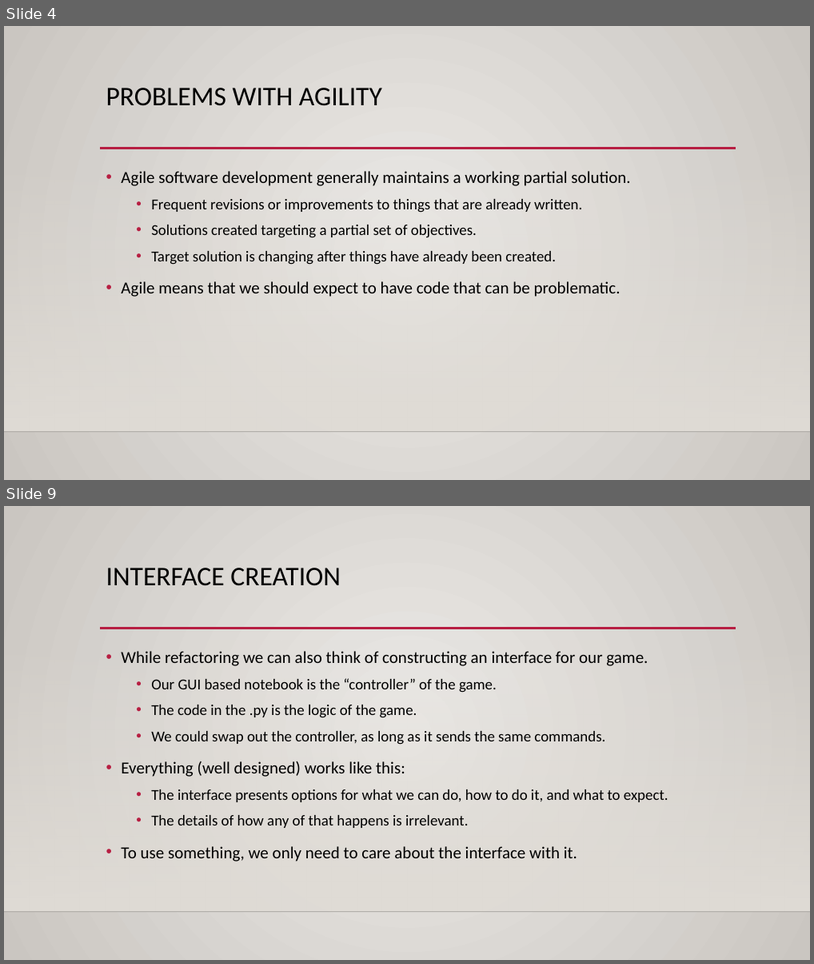
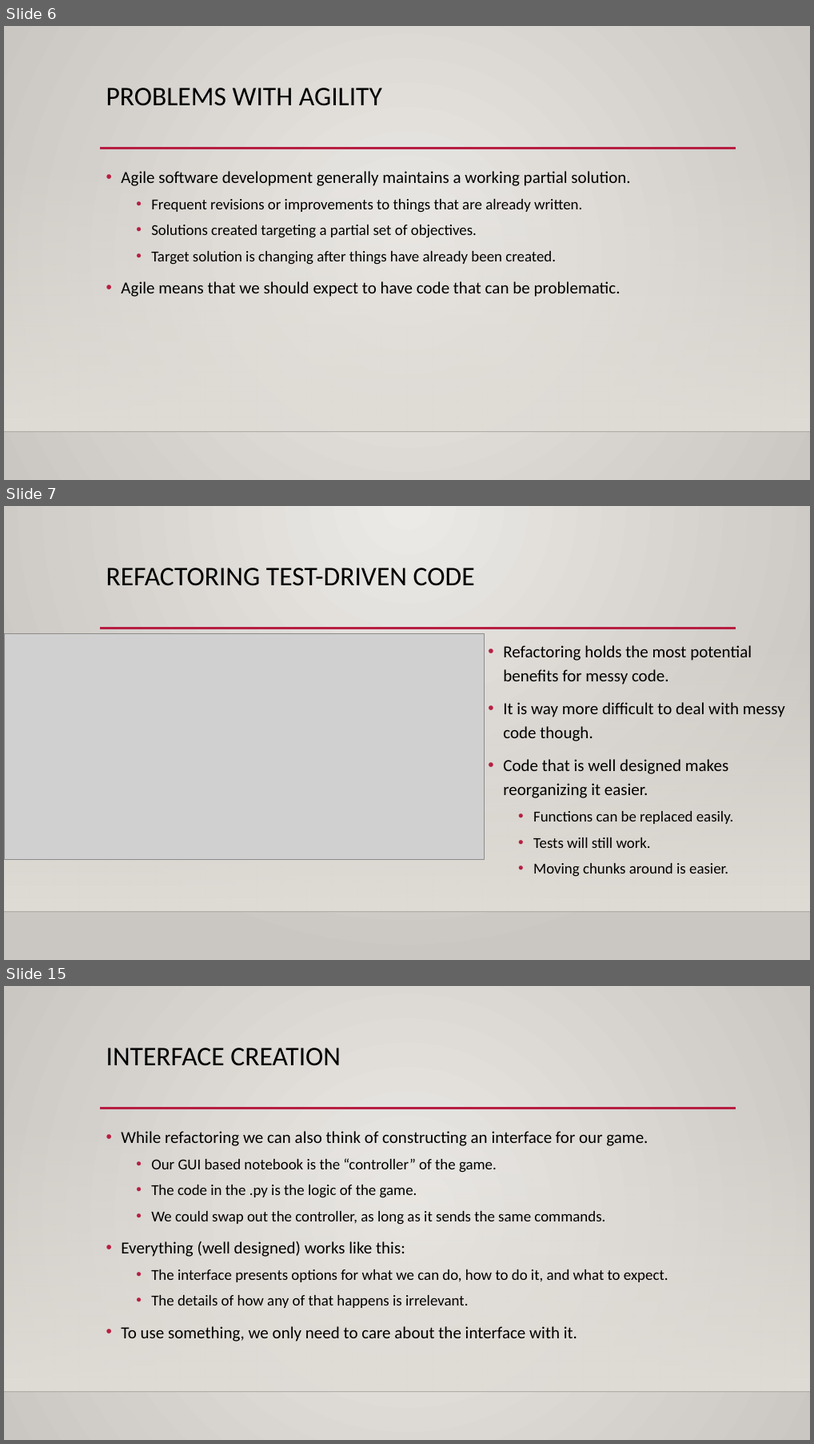
Before and after one commit to calvint13/Programming_Basics_for_ML, a slide deck: course_material/slides/026_refactor.pptx. Shown one above the other, each under a label of ours: slides 4 and 9 before the commit, slides 6, 7 and 15 after it; the slides between them are not shown. The pictures are 814x964 and 814x1444 pixels, drawn with LibreOffice and Linux fonts; fonts in the diff are those of the drawing; grey boxes stand for pictures; background and template pictures are left out. Boxes give left, top, right and bottom in pixels: in the first picture for what was removed or moved away, otherwise in the second. Text is boxed around its words. In the diff, an @@ line names an element or a change of style, - is before the commit and + after.

```diff
--- a/course_material/slides/026_refactor.pptx
+++ b/course_material/slides/026_refactor.pptx
@@ slide 7 added at (x1=4, y1=506, x2=810, y2=960), background gradient #ECEAE7 to #CAC7C1; not listed: 3 template elements that a slide beside it also shows @@
@@ title added at (x1=106, y1=568, x2=475, y2=586), 32 pt, text #000000 @@
+REFACTORING TEST-DRIVEN CODE
@@ picture added at (x1=4, y1=634, x2=485, y2=859) @@
@@ text added at (x1=503, y1=645, x2=786, y2=876), 20 pt, text #000000 @@
+• Refactoring holds the most potential benefits for messy code.
+• It is way more difficult to deal with messy code though.
+• Code that is well designed makes reorganizing it easier.
+  • Functions can be replaced easily.
+  • Tests will still work.
+  • Moving chunks around is easier.
@@ what was slide 4 is now slide 6 @@
@@ what was slide 9 is now slide 15 @@
```
Also in this commit, not shown: 4 slides changed, 6 other slides added, 1 slide removed, 4 other files.
